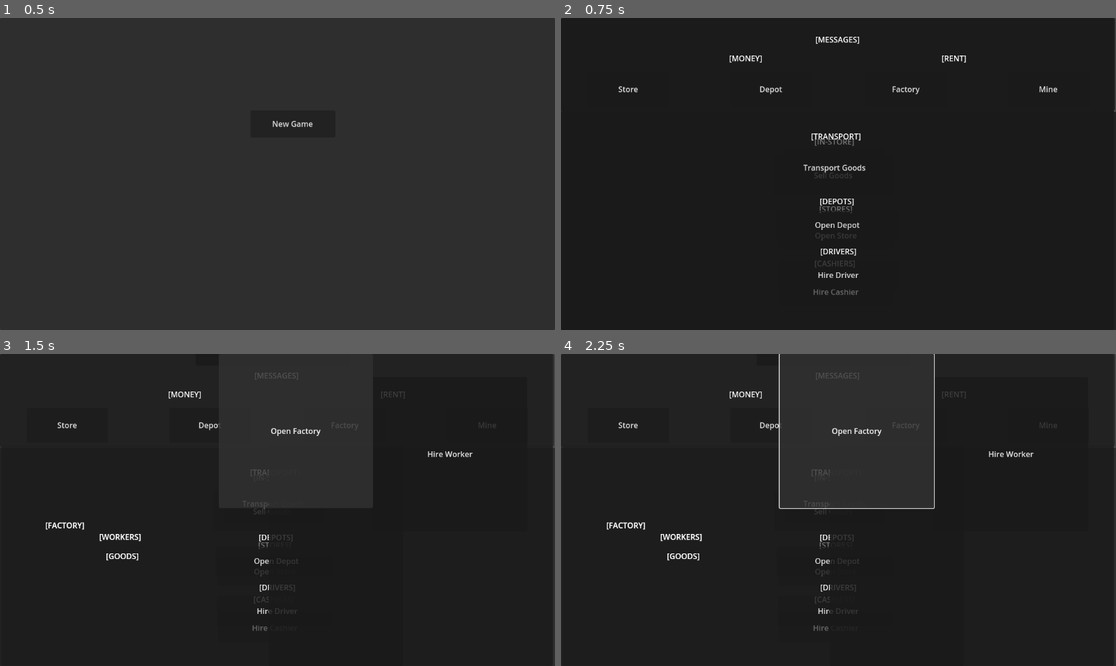
Above: before the commit, frames 1-4 (two rows, left to right).
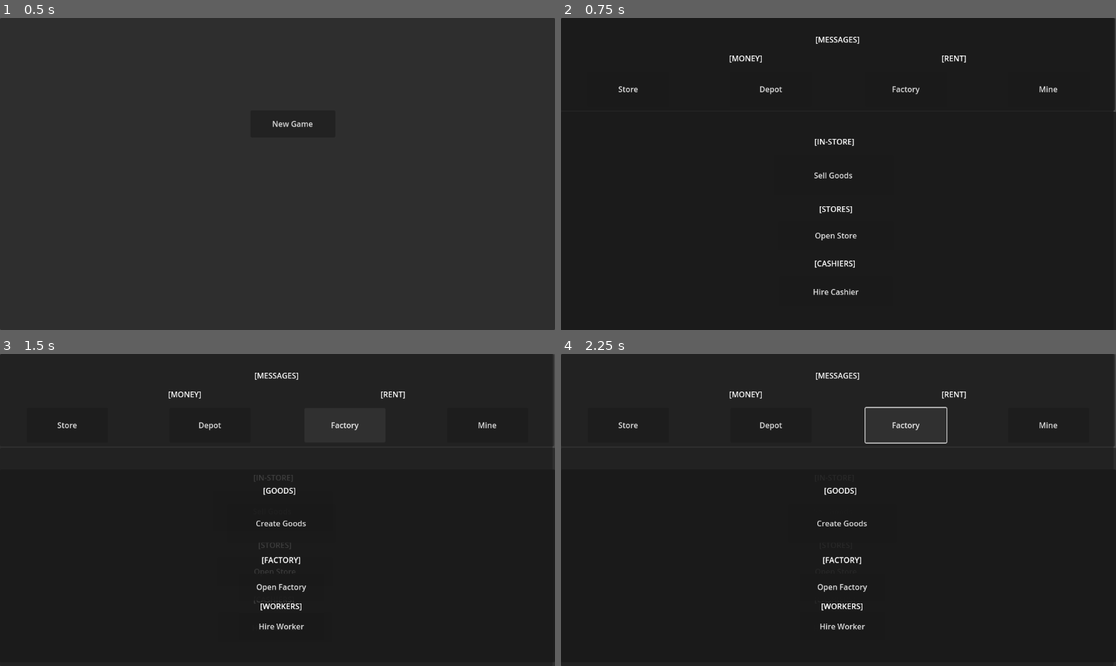
Above: after the commit, the same moments.

Repository: sankeatan/IdleGame
Game: Godot game, scene res://menu.tscn
The game is run twice, just before and just after one commit, with the same random seed, the same clock (stepped at 60 frames per second) and the same inputs.
Inputs:
- Up to frame 1 (0.5 s): no input
- Up to frame 2 (0.75 s): click "New Game" at 0.5 s
- Up to frame 3 (1.5 s): click "Factory" at 1.25 s
- Up to frame 4 (2.25 s): click "Factory" at 2 s

Frame 1 is identical in both runs. In frame 2, 1.0% of the frame differs, in the area x 43-55%, y 36-89%; in frame 3, 1.5%; in frame 4, 2.0%, in the area x 8-90%, y 0-89%.
Error before the commit: Stack overflow. Check for infinite recursion in your script. (res://info_panel.gd:0)
Error after the commit: Parse Error: Identifier "goods" not declared in the current scope. (res://game.gd:33)

Commit message:
made all the panels into individual scenes inside larger game panel

Diff:
--- /dev/null
+++ b/depot_panel.gd
@@ -0,0 +1,13 @@
+extends Panel
+
+var depots = 0
+var transport = 1
+var drivers = 0
+# Called when the node enters the scene tree for the first time.
+func _ready():
+	pass # Replace with function body.
+
+
+# Called every frame. 'delta' is the elapsed time since the previous frame.
+func _process(delta):
+	pass
--- a/game.gd
+++ b/game.gd
@@ -1,18 +1,6 @@
 extends Panel
 
-var goods = 0
-var in_store = 0
-var money = 10
-var stores = 0
-var factories = 0
-var depots = 0
-var cashiers = 0
-var workers = 0
-var drivers = 0
-var rent = 0
-var transport = 1
-var message = ''
-# Called when the node enters the scene tree for the first time.
+
 func update_ui():
 	#$GoodsLabel.text = "Goods: " + str(goods)
 	#$MoneyLabel.text = "Money: " + str(money)
@@ -37,29 +25,9 @@
 	pass
 
 
-func _on_create_goods_button_pressed():
-	if money <= 0:
-		update_message("Not enough money!")
-	elif factories > 0:
-		money = money - (1 + workers)
-		goods = goods + (1+(factories*workers))
-		update_ui()
-	else:
-		money-=1
-		goods+=1
-		update_ui()
 
-func _on_sell_goods_button_pressed():
-	if in_store <= 0:
-		update_message("No goods in store!")
-	elif stores > 0:
-		money = money + (3+(cashiers*stores))
-		in_store-=1
-		update_ui()
-	else:
-		money = money + 3
-		in_store-=1
-		update_ui()
+
+
 
 func _on_transport_button_pressed():
 	if goods <= 0:
--- a/game.tscn
+++ b/game.tscn
@@ -1,12 +1,18 @@
-[gd_scene load_steps=4 format=3 uid="uid://cjvkbxoe6bhmn"]
+[gd_scene load_steps=9 format=3 uid="uid://cjvkbxoe6bhmn"]
 
+[ext_resource type="Script" path="res://game.gd" id="1_xoa48"]
 [ext_resource type="PackedScene" uid="uid://cln2vyrxnosui" path="res://info_panel.tscn" id="2_ov0e5"]
 [ext_resource type="PackedScene" uid="uid://b12tcjj0c7shq" path="res://depot_panel.tscn" id="3_h57uo"]
 [ext_resource type="PackedScene" uid="uid://ceit1l10wdsth" path="res://store_panel.tscn" id="3_mu8la"]
+[ext_resource type="Script" path="res://store_panel.gd" id="4_puax7"]
+[ext_resource type="PackedScene" uid="uid://cv1thwa77en5x" path="res://manufacturing.tscn" id="5_6l8ue"]
+[ext_resource type="Script" path="res://depot_panel.gd" id="6_2plat"]
+[ext_resource type="Script" path="res://manufacturing.gd" id="8_gu5hx"]
 
-[node name="Panel" type="Panel"]
+[node name="GamePanel" type="Panel"]
 offset_right = 1147.0
 offset_bottom = 648.0
+script = ExtResource("1_xoa48")
 
 [node name="InfoPanel" parent="." instance=ExtResource("2_ov0e5")]
 layout_mode = 0
@@ -15,10 +21,22 @@
 layout_mode = 0
 offset_top = 195.0
 offset_bottom = 651.0
+script = ExtResource("4_puax7")
 
 [node name="TransportPanel" parent="." instance=ExtResource("3_h57uo")]
+visible = false
 layout_mode = 0
 offset_left = 3.0
 offset_top = 191.0
 offset_right = 1148.0
 offset_bottom = 647.0
+script = ExtResource("6_2plat")
+
+[node name="ManufacturingPanel" parent="." instance=ExtResource("5_6l8ue")]
+visible = false
+layout_mode = 0
+offset_left = 1.0
+offset_top = 197.0
+offset_right = 1153.0
+offset_bottom = 646.0
+script = ExtResource("8_gu5hx")
--- a/info_panel.gd
+++ b/info_panel.gd
@@ -2,6 +2,11 @@
 var store = preload("res://store_panel.tscn").instantiate()
 var depot = preload("res://depot_panel.tscn").instantiate()
 var factory = preload("res://manufacturing.tscn").instantiate()
+
+var money = 10
+var rent = 0
+var message = ''
+
 # Called when the node enters the scene tree for the first time.
 func _ready():
 	pass
--- /dev/null
+++ b/manufacturing.gd
@@ -0,0 +1,25 @@
+extends Panel
+
+var goods = 0
+var factories = 0
+var workers = 0
+# Called when the node enters the scene tree for the first time.
+func _ready():
+	pass # Replace with function body.
+
+
+# Called every frame. 'delta' is the elapsed time since the previous frame.
+func _process(delta):
+	pass
+
+func _on_create_goods_button_pressed():
+	if money <= 0:
+		update_message("Not enough money!")
+	elif factories > 0:
+		money = money - (1 + workers)
+		goods = goods + (1+(factories*workers))
+		update_ui()
+	else:
+		money-=1
+		goods+=1
+		update_ui()
--- a/manufacturing.tscn
+++ b/manufacturing.tscn
@@ -1,58 +1,60 @@
 [gd_scene format=3 uid="uid://cv1thwa77en5x"]
 
 [node name="ManufacturingPanel" type="Panel"]
-offset_left = 558.0
-offset_top = 192.0
-offset_right = 836.0
-offset_bottom = 648.0
+offset_top = 240.0
+offset_right = 1152.0
+offset_bottom = 640.0
+metadata/_edit_horizontal_guides_ = [424.0]
 
 [node name="GoodsLabel" type="Label" parent="."]
 layout_mode = 2
-offset_left = -464.0
-offset_top = 216.0
-offset_right = -144.0
-offset_bottom = 242.0
+offset_left = 448.0
+offset_top = 32.0
+offset_right = 712.0
+offset_bottom = 58.0
 text = "[GOODS]"
 horizontal_alignment = 1
 
 [node name="WorkersLabel" type="Label" parent="."]
 layout_mode = 2
-offset_left = -352.0
-offset_top = 176.0
-offset_right = -32.0
-offset_bottom = 202.0
+offset_left = 424.0
+offset_top = 272.0
+offset_right = 744.0
+offset_bottom = 298.0
 text = "[WORKERS]"
+horizontal_alignment = 1
 
 [node name="FactoryLabel" type="Label" parent="."]
 layout_mode = 2
-offset_left = -464.0
-offset_top = 152.0
-offset_right = -144.0
-offset_bottom = 178.0
+offset_left = 424.0
+offset_top = 176.0
+offset_right = 744.0
+offset_bottom = 202.0
 text = "[FACTORY]"
+horizontal_alignment = 1
 
 [node name="CreateGoodsButton" type="Button" parent="."]
 layout_mode = 2
-offset_left = -152.0
-offset_top = -488.0
-offset_right = 168.0
-offset_bottom = -168.0
+offset_left = 472.0
+offset_top = 72.0
+offset_right = 696.0
+offset_bottom = 152.0
 text = "Create Goods"
 
 [node name="HireWorkerButton" type="Button" parent="."]
 layout_mode = 2
-offset_left = 216.0
-offset_top = -144.0
-offset_right = 536.0
-offset_bottom = 176.0
+offset_left = 496.0
+offset_top = 298.0
+offset_right = 672.0
+offset_bottom = 354.0
 text = "Hire Worker
 "
 
 [node name="OpenFactoryButton" type="Button" parent="."]
 layout_mode = 2
-offset_left = -104.0
-offset_top = -192.0
-offset_right = 216.0
-offset_bottom = 128.0
+offset_left = 496.0
+offset_top = 216.0
+offset_right = 672.0
+offset_bottom = 272.0
 text = "Open Factory
 "
--- /dev/null
+++ b/store_panel.gd
@@ -0,0 +1,25 @@
+extends Panel
+
+var in_store = 0
+var stores = 0
+var cashiers = 0
+# Called when the node enters the scene tree for the first time.
+func _ready():
+	pass # Replace with function body.
+
+
+# Called every frame. 'delta' is the elapsed time since the previous frame.
+func _process(delta):
+	pass
+
+func _on_sell_goods_button_pressed():
+	if in_store <= 0:
+		update_message("No goods in store!")
+	elif stores > 0:
+		emit_signal() money + (3+(cashiers*stores))
+		in_store-=1
+		update_ui()
+	else:
+		money = money + 3
+		in_store-=1
+		update_ui()
